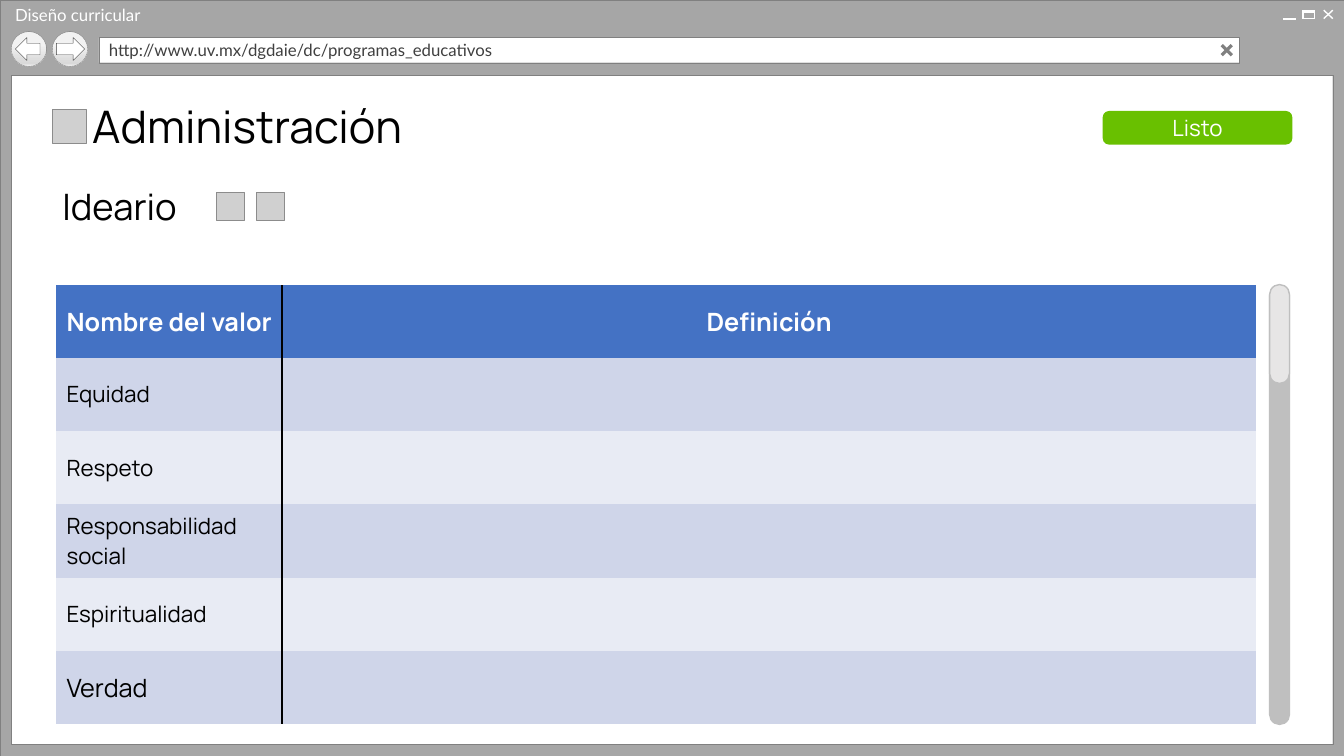
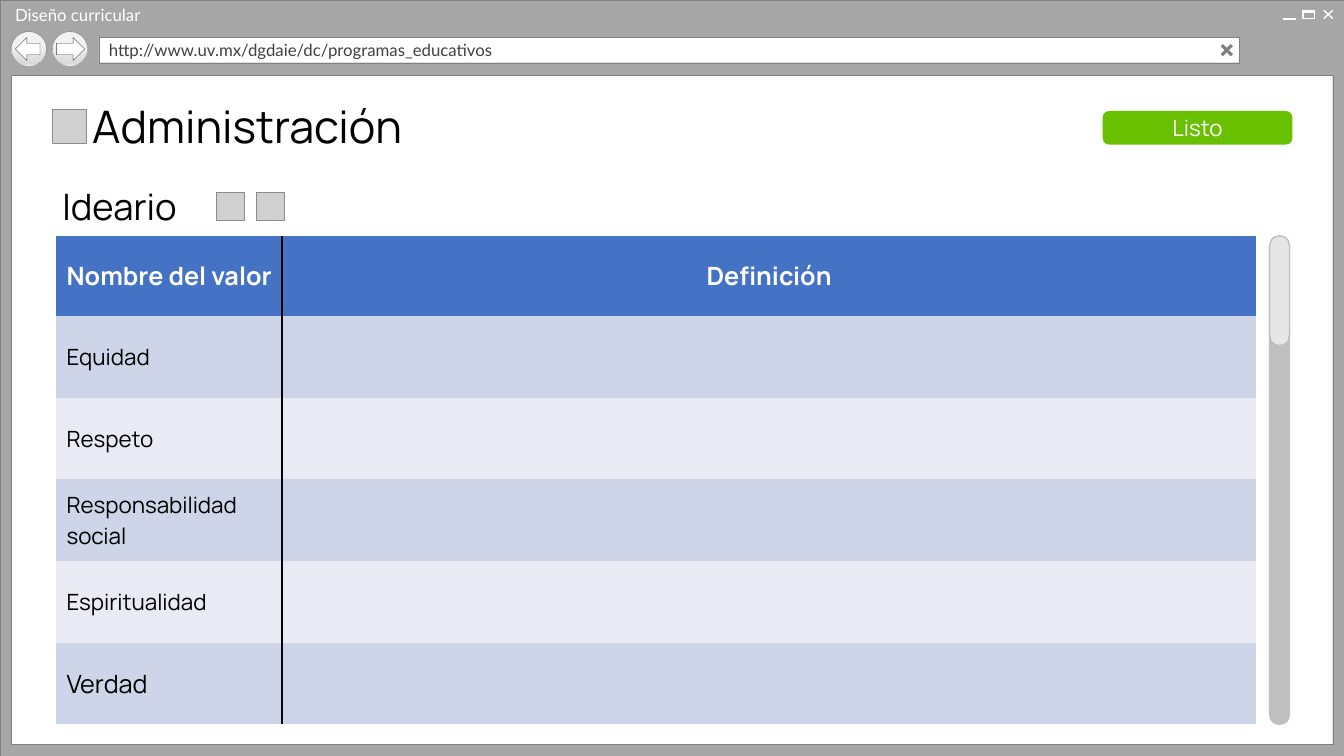
Before and after one commit to Senzho/DISENO_CURRICULAR_SS_05_2019, a slide deck: slide 29 of Diseño/Prototipos V2.pptx. Drawn at 1344x756 pixels with LibreOffice and Linux fonts; fonts in the diff are those of the drawing; grey boxes stand for pictures; background and template pictures are left out. Boxes give left, top, right and bottom in pixels: in the first picture for what was removed or moved away, otherwise in the second. Text is boxed around its words. In the diff, an @@ line names an element or a change of style, - is before the commit and + after.

```diff
--- a/Diseño/Prototipos V2.pptx
+++ b/Diseño/Prototipos V2.pptx
@@ table: place and size @@
-table at bbox=[56, 285, 1257, 725]
+table at bbox=[56, 236, 1257, 725]
@@ rounded rectangle: place and size @@
-rounded rectangle at bbox=[1270, 285, 1291, 724]
+rounded rectangle at bbox=[1270, 237, 1291, 725]
@@ rounded rectangle: place and size @@
-rounded rectangle at bbox=[1270, 284, 1291, 383]
+rounded rectangle at bbox=[1270, 236, 1291, 346]
```
Also in this commit, not shown: 4 other slides changed.
